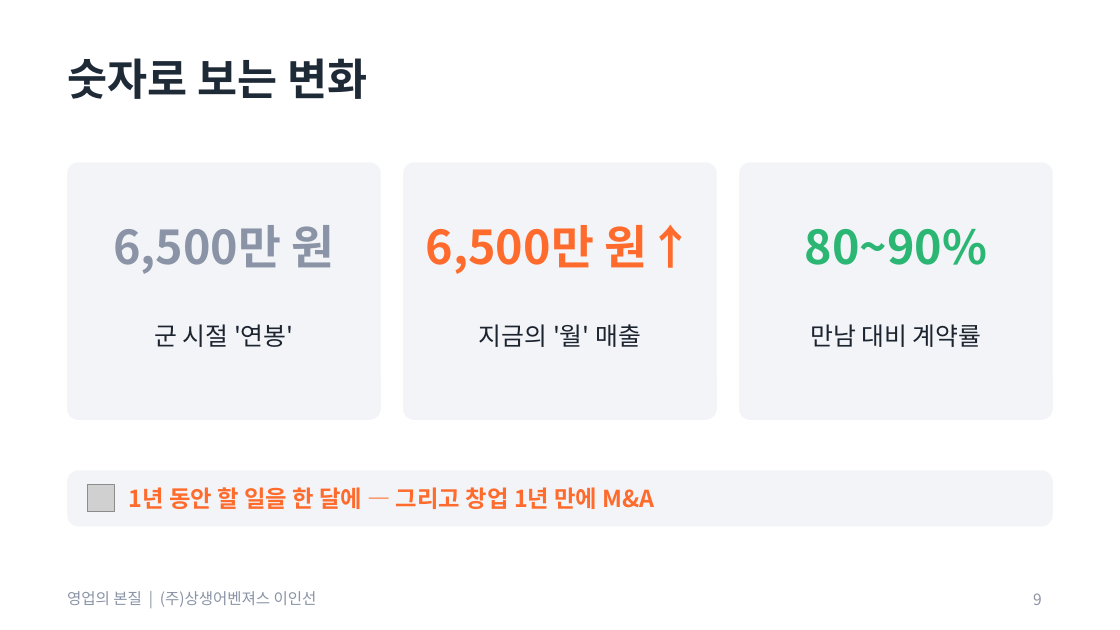
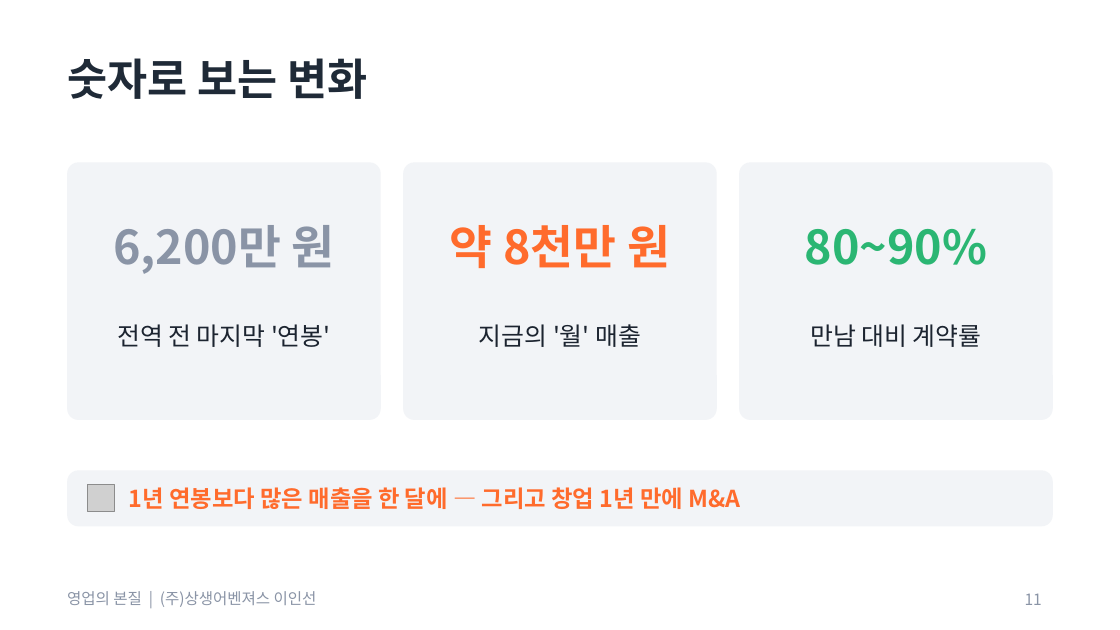
Before and after one commit to aspirinx79-crypto/cmo, a slide deck: slide 11 of docs/sales/영업의_본질_교육자료.pptx (slide 9 before the commit). Drawn at 1120x630 pixels with LibreOffice and Linux fonts; fonts in the diff are those of the drawing; grey boxes stand for pictures. Boxes give left, top, right and bottom in pixels: in the first picture for what was removed or moved away, otherwise in the second. Text is boxed around its words. In the diff, an @@ line names an element or a change of style, - is before the commit and + after.

```diff
--- a/docs/sales/영업의_본질_교육자료.pptx
+++ b/docs/sales/영업의_본질_교육자료.pptx
@@ text at [113, 225, 335, 274]: text changed @@
-6,500만 원
+6,200만 원
@@ text at [450, 225, 670, 268]: text changed @@
-6,500만 원↑
+약 8천만 원
@@ text at [117, 324, 331, 347]: text changed @@
-군 시절 '연봉'
+전역 전 마지막 '연봉'
@@ text at [129, 487, 741, 509]: text changed @@
-1년 동안 할 일을 한 달에 — 그리고 창업 1년 만에 M&A
+1년 연봉보다 많은 매출을 한 달에 — 그리고 창업 1년 만에 M&A
@@ page number at [1025, 593, 1042, 605]: text changed @@
-9
+11
```
Also in this commit, not shown: 5 other slides changed, 2 slides added, 9 other files.
